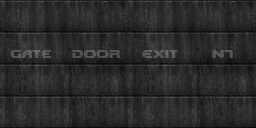
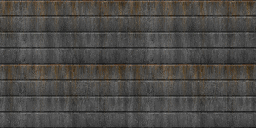
The second 256px x 128px image is a revision of the first. Changes to its layers:
showed group "Grody" (2 layers) over left=0, top=0, right=256, bottom=126
hid group "Text B" (4 layers) over left=10, top=50, right=233, bottom=58
added layer "CGWALMU16" above "CGWALLU20" over left=0, top=0, right=256, bottom=128
hid "CGWALLU21" over left=0, top=0, right=256, bottom=128
